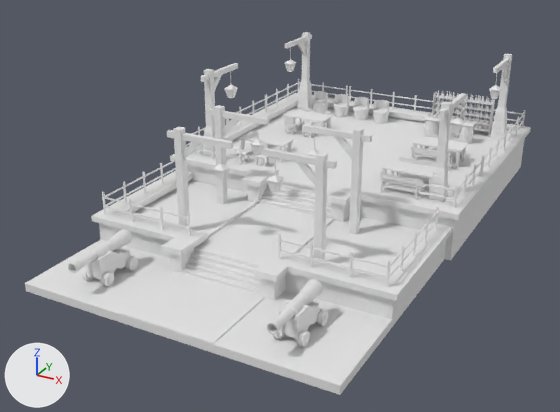
Renders of the FBX model Assets/Imported/WoodPack/Meshes/wood_scen.FBX from each side of a commit.
Camera for both pictures: a 50 mm lens placed at (15.0, -27.8, 15.5), pointed at (-1.0, 1.1, 1.0). Every picture has the same lights, and +X, +Y and +Z are marked at lower left. Materials are left out; every surface is plain grey. Where no turn or scale is listed for an object, it has been applied to the vertices.

The first picture shows 'wood_scen'.
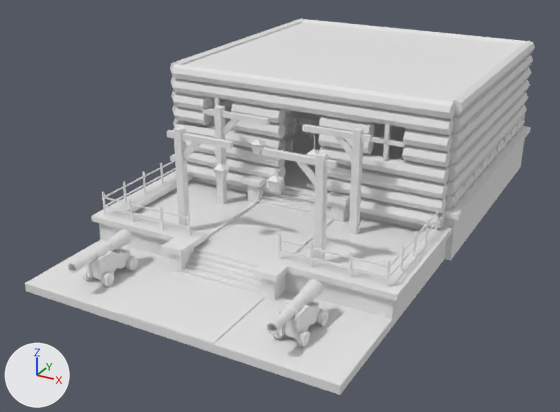
Where the newer file only moved an object's origin or applied its transform, the numbers keep the older frame.

What differs and where, as boxes [x1, y1, x2, y2] in the pictures (560 x 412 px):
'Cylinder.007', added: after [170, 18, 535, 229]
'Plane', added: after [184, 22, 521, 102]
'Cube.002', added: after [383, 124, 390, 160]
'Cube.003', added: after [372, 137, 405, 147]

The change, as a list of edits to the scene's bpy script:
```text
Add me_cube_007:
    me_cube_007.from_pydata(...)  # a box spanning x -0.09..0.09, y -0.09..0.09, z -0.78..0.78
Add me_plane:
    me_plane.from_pydata([(-6.52, -6.52, 0.0), (6.52, -6.52, 0.0), (-6.52, 6.52, 0.0), (6.52, 6.52, 0.0)], [], [(0, 1, 3, 2)])
Add me_cube_008:
    me_cube_008.from_pydata(...)  # a box spanning x -0.78..0.78, y -0.09..0.09, z -0.09..0.09
Add me_cylinder_007:
    me_cylinder_007.from_pydata(...)  # 688 vertices, 492 faces; spans x -7.28..6.96, y -13.51..0.35, z -1.05..4.43
Add ob_cube_002:
    ob_cube_002 = bpy.data.objects.new('Cube.002', me_cube_007)
    ob_cube_002.location = (4.09, 1.15, 4.99)
Add ob_plane:
    ob_plane = bpy.data.objects.new('Plane', me_plane)
    ob_plane.location = (0.01, 8.04, 6.87)
Add ob_cube_003:
    ob_cube_003 = bpy.data.objects.new('Cube.003', me_cube_008)
    ob_cube_003.location = (4.09, 1.15, 4.99)
Add ob_cylinder_007:
    ob_cylinder_007 = bpy.data.objects.new('Cylinder.007', me_cylinder_007)
    ob_cylinder_007.location = (0.02, 14.49, 2.56)
```
